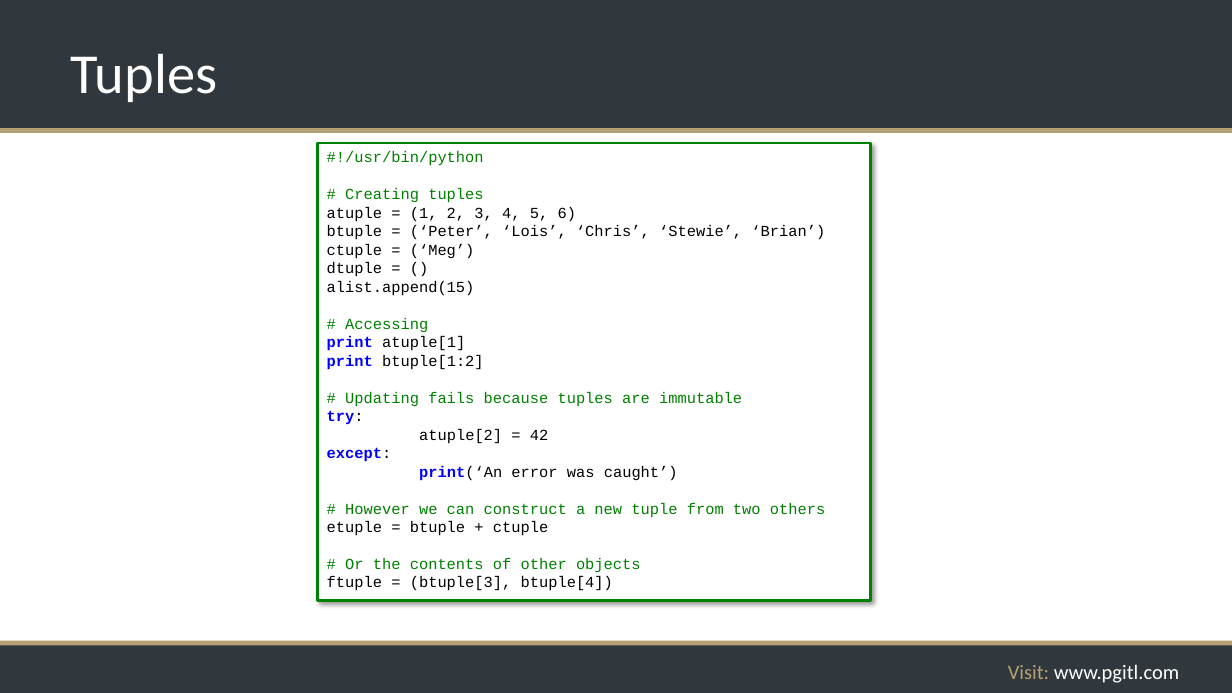
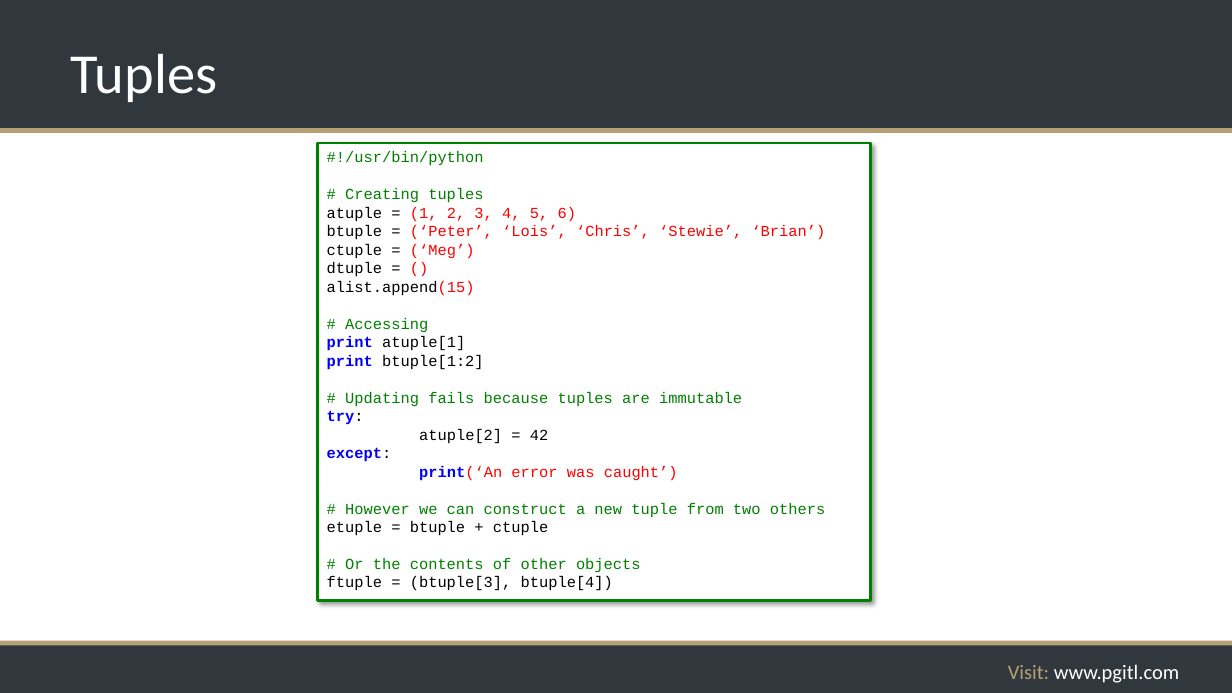
Before and after one commit to rikkouri/project-a, a slide deck: slide 71 of Programming Foundations.pptx. Drawn at 1232x693 pixels with LibreOffice and Linux fonts; fonts in the diff are those of the drawing; background and template pictures are left out. Boxes give left, top, right and bottom in pixels: in the first picture for what was removed or moved away, otherwise in the second. Text is boxed around its words. In the diff, an @@ line names an element or a change of style, - is before the commit and + after.

```diff
--- a/Programming Foundations.pptx
+++ b/Programming Foundations.pptx
@@ text in rectangle at [327, 207, 826, 481]: text colour #000000 to #FF0000 in "(1, 2, 3, 4, 5, 6)", "(‘Peter’, ‘Lois’, ‘Chris’, ‘Stewie’, ‘Brian’)", "(‘Meg’)", "()" and 2 more places @@
```
Also in this commit, not shown: 10 other slides changed, 2 slides added, 2 slides removed, 2 other files.
